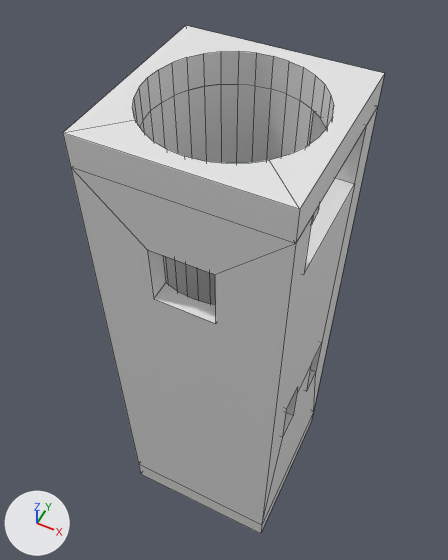
The Blender file Assets/Models/C1/Cabin/Diving_Pool.blend as it was, and as the next commit left it.
Before and after are seen from a 50 mm camera at (11.8, -24.7, 43.2) aimed at (-1.5, 2.1, 9.8). Lighting does not change. The marker at lower left points along +X, +Y and +Z. Mesh edges are drawn as thin lines.

In view in the first picture: 'Bottom', 'Main', 'Top'.
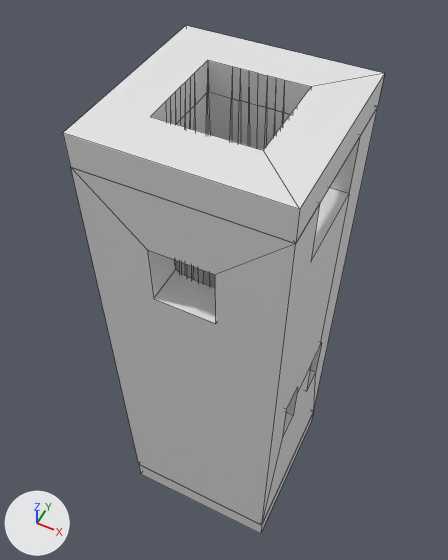
Commit message: edit the diving pool model

ob_chamber1 is not drawn itself; it is used by a modifier of ob_main.
ob_cylinder is not drawn itself; it is used by a modifier of ob_main, ob_top.

What the commit changed:
me_cylinder is used by ob_cylinder; location (0.0, 0.0, 8.0); scale (5.0, 5.0, 19.0).
me_cylinder had 64 vertices, 34 faces and spanned x -1.0..1.0, y -1.0..1.0, z -1.0..1.0.
me_cylinder now has 64 vertices, 64 faces and spans x -1.0..1.0, y -1.0..1.0, z 0.0..5.0.
me_cylinder part 1: the whole mesh is rebuilt.
Part 2, on me_cylinder:
64 vertices are added at x -1.0..1.0, y -1.0..1.0, z 0.0..5.0.
64 new faces join them.
Object 'Chamber1' (ob_chamber1) is rescaled from (2.0, 4.0, 2.0) to (2.0, 3.0, 2.0).
Object 'Cylinder' (ob_cylinder) moves from (0.0, 0.0, 8.0) to (0.0, 0.0, -9.5).
Object 'Cylinder' (ob_cylinder) is rescaled from (5.0, 5.0, 19.0) to (5.4, 5.4, 7.1).

Changed parts and their boxes [x1, y1, x2, y2] in the pictures (448 x 560 px):
'Main', reshaped, rescaled, moved: before [71, 84, 377, 525]; after [71, 92, 377, 525]
'Top', reshaped: [63, 26, 385, 244] in both
part 1 of me_cylinder, deleted: before [132, 51, 334, 305]
part 2 of me_cylinder, added: after [151, 60, 311, 287]
